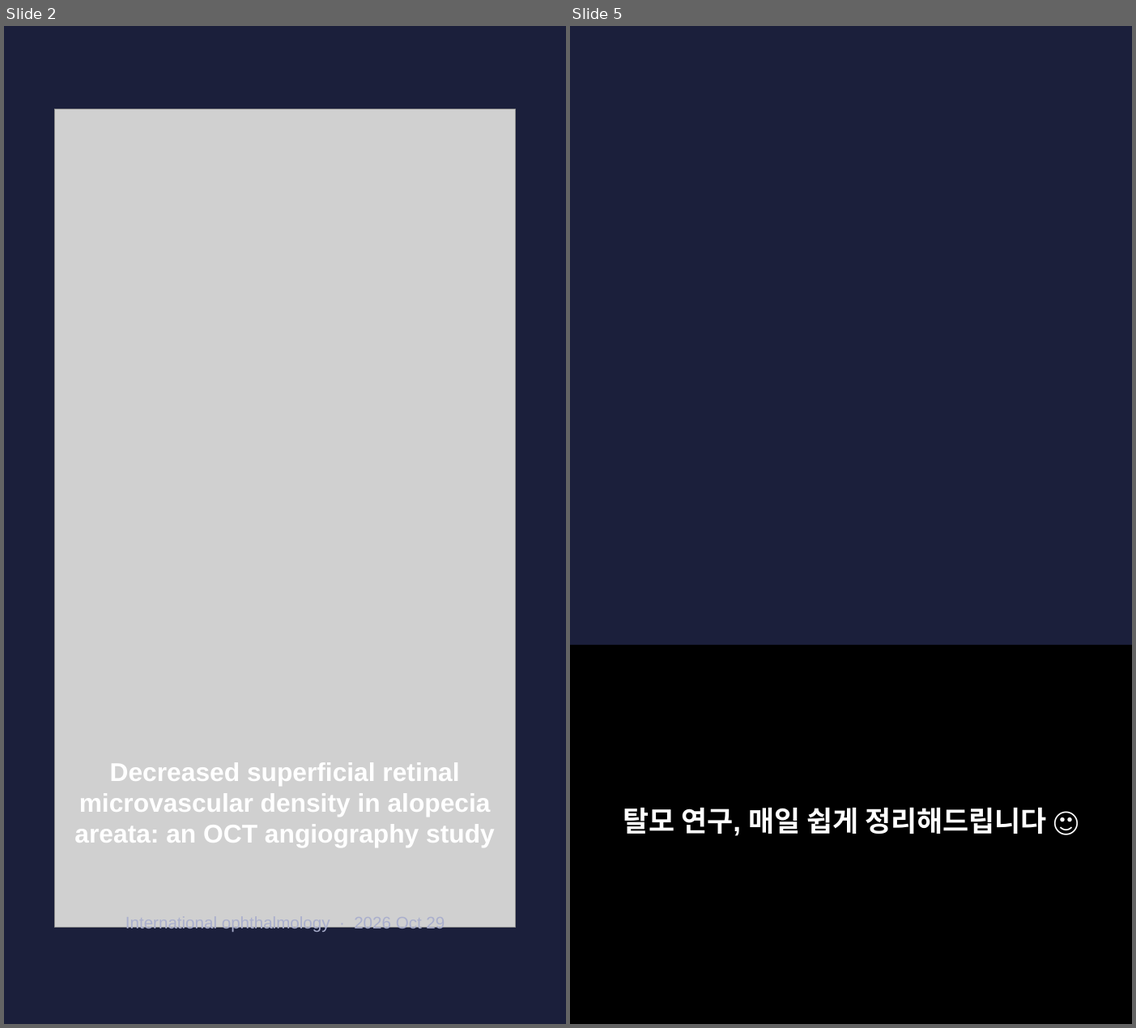
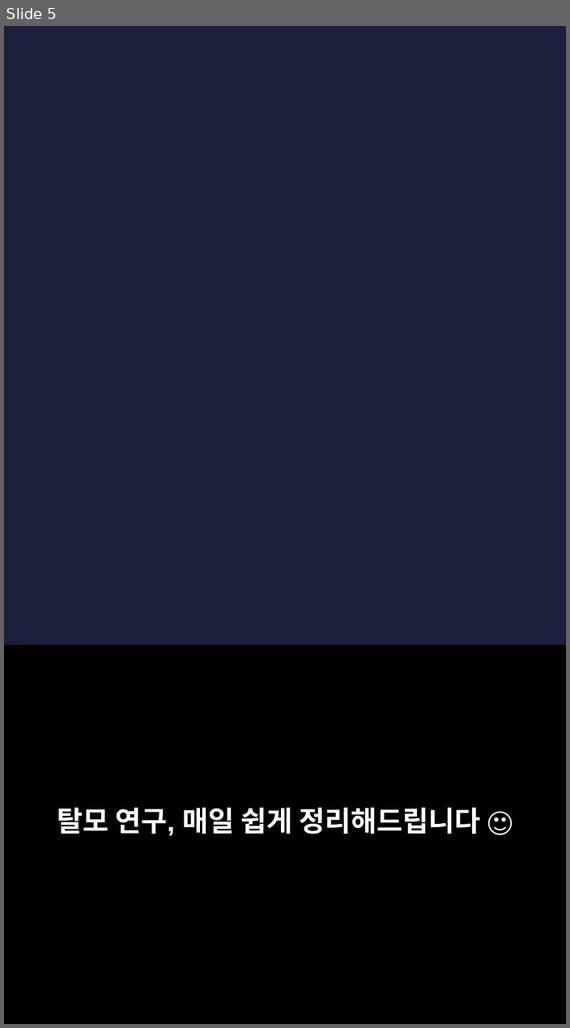
Before and after one commit to hyokang2010-BJ-ANTH/product-builder-test, a slide deck: pwa/data/latest/slides.pptx. Shown side by side, each under a label of ours: slides 2 and 5 before the commit, slide 5 after it; the slides between them are not shown. The pictures are 1136x1028 and 570x1028 pixels, drawn with LibreOffice and Linux fonts; fonts in the diff are those of the drawing; grey boxes stand for pictures; background and template pictures are left out. Boxes give left, top, right and bottom in pixels: in the first picture for what was removed or moved away, otherwise in the second. Text is boxed around its words. In the diff, an @@ line names an element or a change of style, - is before the commit and + after.

```diff
--- a/pwa/data/latest/slides.pptx
+++ b/pwa/data/latest/slides.pptx
@@ slide 2 removed at (4, 26, 566, 1024), background #1B1F3B @@
@@ picture removed at (55, 109, 515, 928) @@
@@ text removed at (74, 762, 495, 847) @@
-Decreased superficial retinal microvascular density in alopecia areata: an OCT angiography study
@@ text removed at (126, 927, 445, 932) @@
-International ophthalmology · 2026 Oct 29
```
Also in this commit, not shown: 4 slides changed, 3 slides added, 2 other slides removed, 26 other files.
